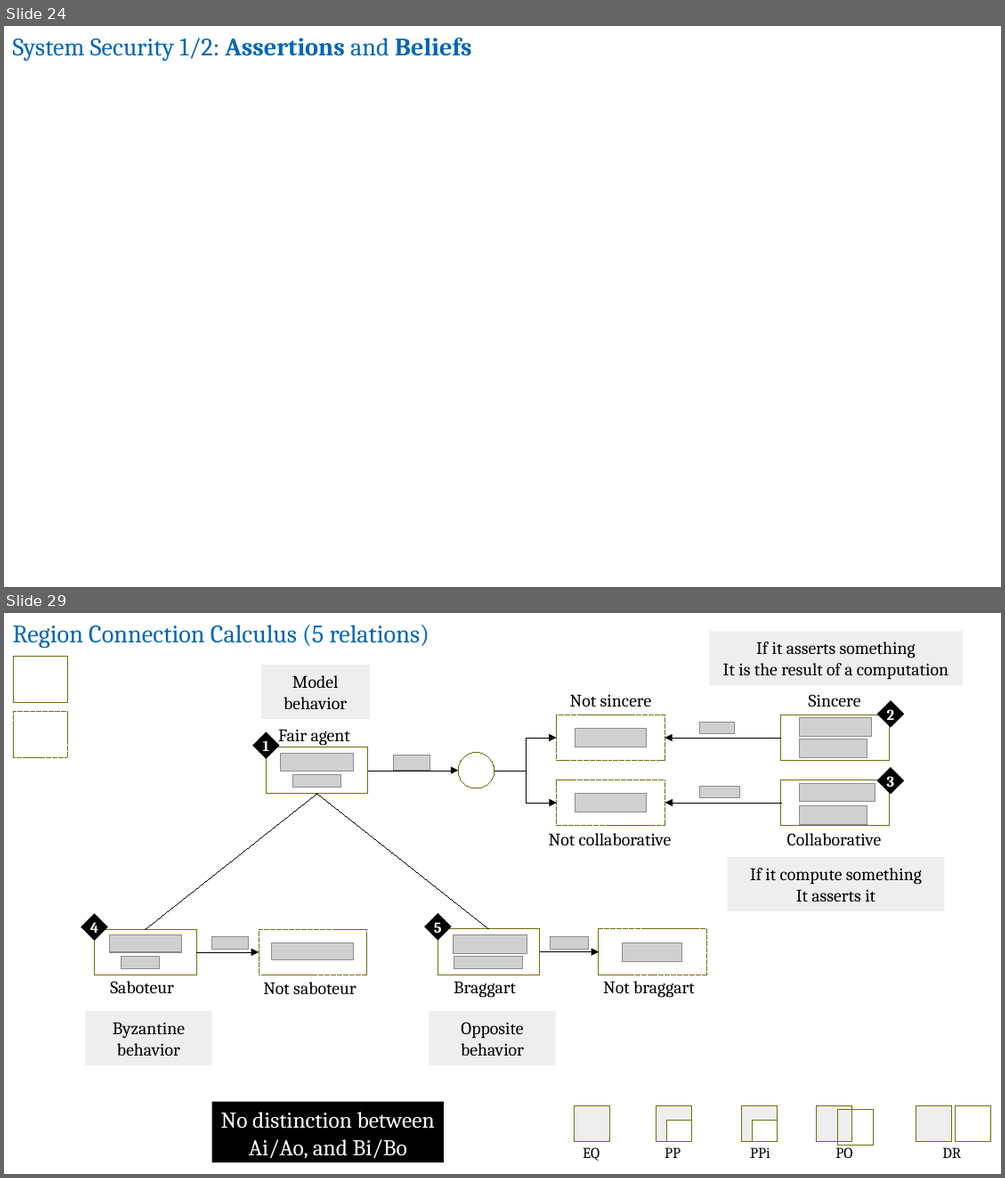
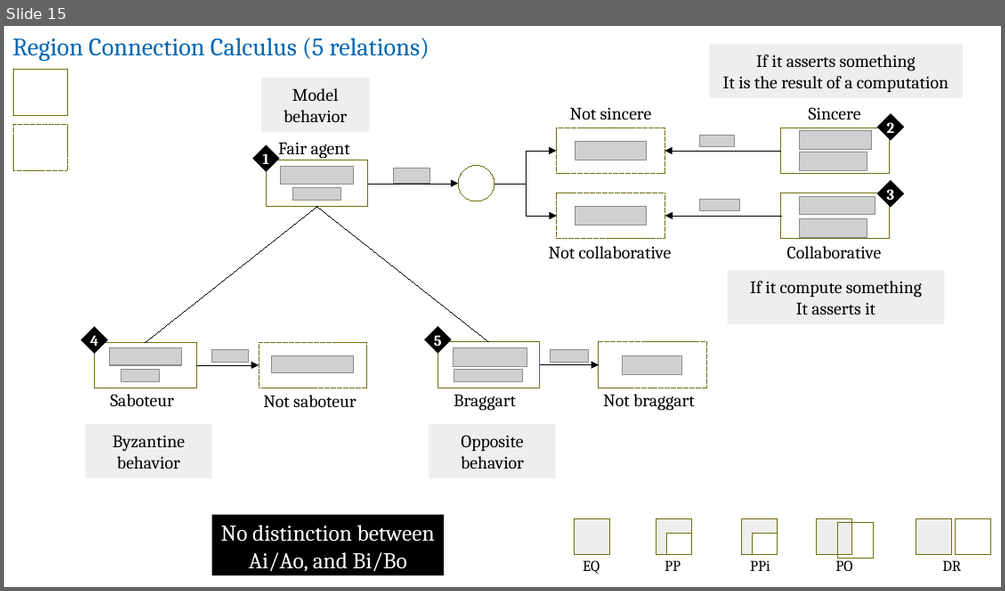
Before and after one commit to v-research/cybersecurity, a slide deck: images/v-research_tool-abf.odp. Shown one above the other, each under a label of ours: slides 24 and 29 before the commit, slide 15 after it; the slides between them are not shown. The pictures are 1005x1178 and 1005x591 pixels, drawn with LibreOffice and Linux fonts; fonts in the diff are those of the drawing; grey boxes stand for pictures; background and template pictures are left out. Boxes give left, top, right and bottom in pixels: in the first picture for what was removed or moved away, otherwise in the second. Text is boxed around its words. In the diff, an @@ line names an element or a change of style, - is before the commit and + after.

```diff
--- a/images/v-research_tool-abf.odp
+++ b/images/v-research_tool-abf.odp
@@ slide 24 removed at (4, 26, 1001, 587), background #FFFFFF @@
@@ text removed at (13, 38, 471, 61) @@
-System Security 1/2: Assertions and Beliefs
@@ what was slide 29 is now slide 15 @@
```
Also in this commit, not shown: 25 slides changed, 12 slides added, 14 other slides removed.
